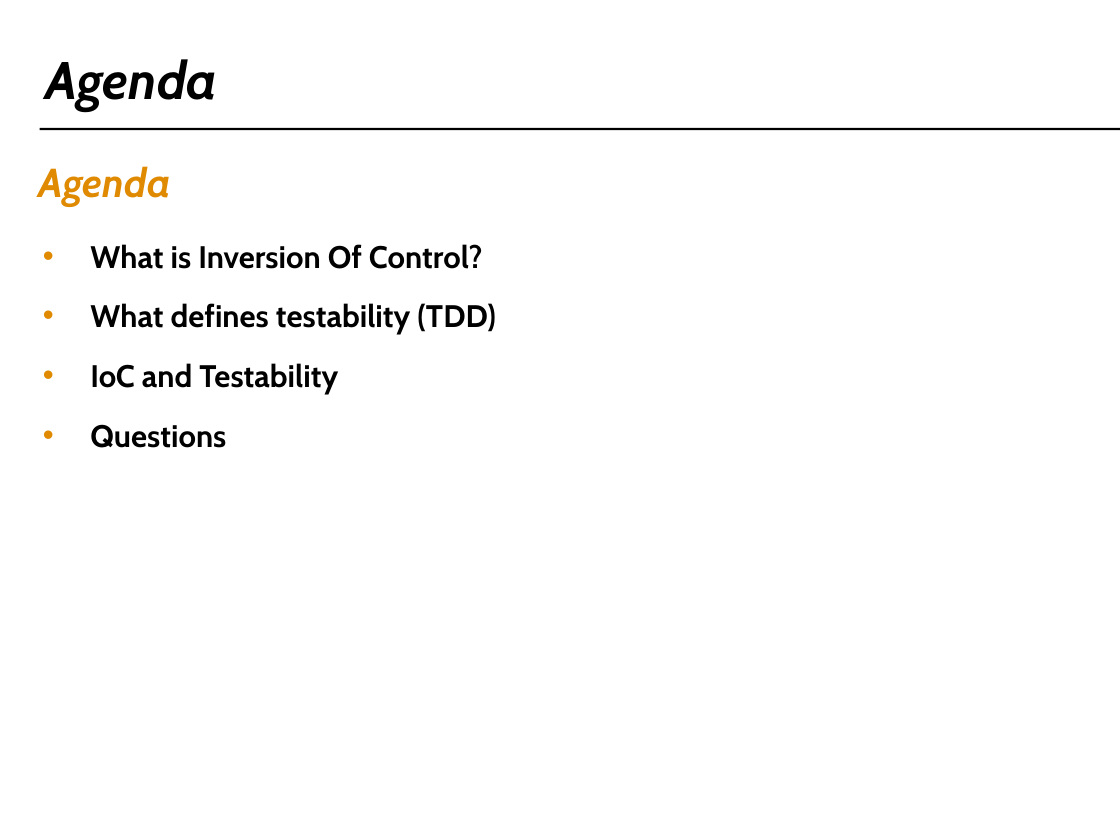
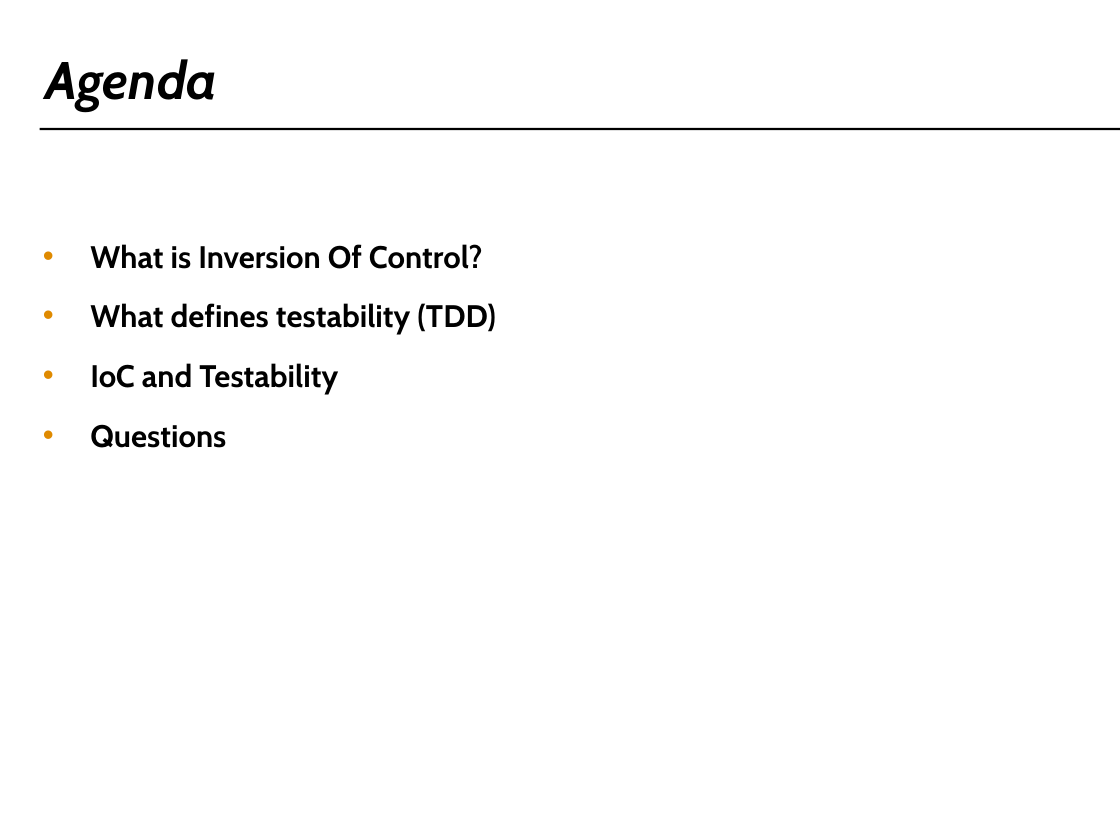
Before and after one commit to craignicol/scotaltdotnet, a slide deck: slide 3 of belfast/IOC-TDD-And Testability.ppt. Drawn at 1120x840 pixels with LibreOffice and Linux fonts; fonts in the diff are those of the drawing; background and template pictures are left out. Boxes give left, top, right and bottom in pixels: in the first picture for what was removed or moved away, otherwise in the second. Text is boxed around its words. In the diff, an @@ line names an element or a change of style, - is before the commit and + after.

```diff
--- a/belfast/IOC-TDD-And Testability.ppt
+++ b/belfast/IOC-TDD-And Testability.ppt
@@ text removed at (39,166,171,206) @@
-Agenda
```
Also in this commit, not shown: 7 other slides changed, 5 slides added, 7 other files.
